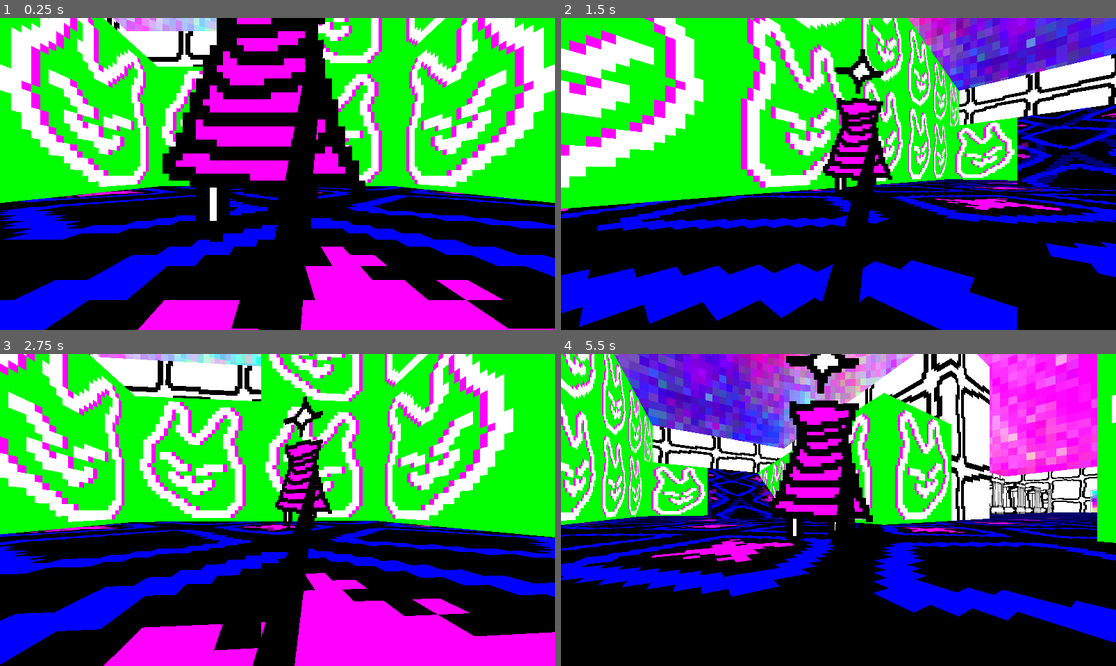
Above: before the commit, frames 1-4 (two rows, left to right).
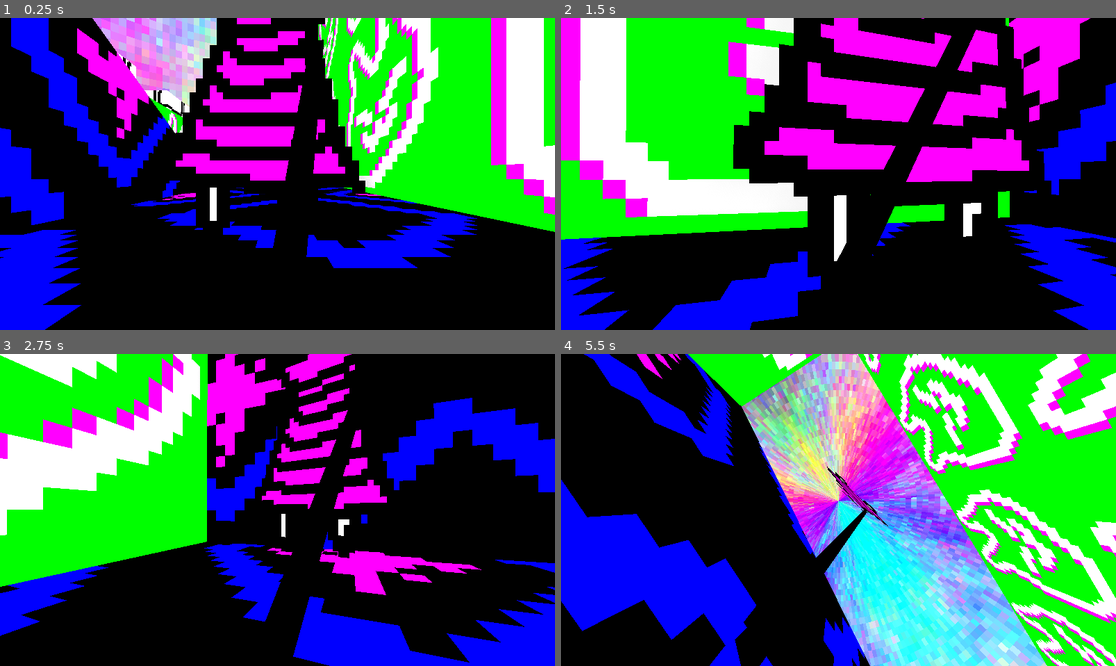
Above: after the commit, the same moments.

Repository: crittergirl/puppydream
Game: Godot game, scene res://main.tscn
Same seed, same stepped clock (60 frames per second), same inputs: the game is played once before the commit and once after it.
Inputs:
- Up to frame 1 (0.25 s): no input
- Up to frame 2 (1.5 s): hold D (move_right) 0.53-1.28 s; hold S (move_back) from 1.28 s (still down)
- Up to frame 3 (2.75 s): release S (move_back) at 2.03 s; hold D (move_right) from 2.03 s (still down)
- Up to frame 4 (5.5 s): release D (move_right) at 2.78 s; hold W (move_forward) 2.78-3.53 s; hold A (move_left) 3.53-5.03 s; hold S (move_back) from 5.03 s (still down)

The runs differ from the first frame. In frame 1, 49% of the frame differs, in the area x 0-100%, y 0-100%; in frame 2, 63%; in frame 3, 70%; in frame 4, 81%.

Commit message:
disable top_level while in editor

Diff:
--- a/components/player.tscn
+++ b/components/player.tscn
@@ -67,8 +67,7 @@
 
 [node name="breadcrumb1" type="Marker3D" parent="owner" unique_id=1998847424]
 unique_name_in_owner = true
-transform = Transform3D(1, 0, 0, 0, 1, 0, 0, 0, 1, 0, 0, 1)
-top_level = true
+transform = Transform3D(1, 0, 0, 0, 1, 0, 0, 0, 1, 0, 0, 0.2999999)
 gizmo_extents = 0.02
 
 [node name="CSGBox3D" type="CSGBox3D" parent="owner/breadcrumb1" unique_id=790965866]
@@ -78,8 +77,7 @@
 
 [node name="breadcrumb2" type="Marker3D" parent="owner" unique_id=1118434890]
 unique_name_in_owner = true
-transform = Transform3D(1, 0, 0, 0, 1, 0, 0, 0, 1, 0, 0, 1)
-top_level = true
+transform = Transform3D(1, 0, 0, 0, 1, 0, 0, 0, 1, 0, 0, 0.2999999)
 gizmo_extents = 0.02
 
 [node name="CSGBox3D" type="CSGBox3D" parent="owner/breadcrumb2" unique_id=471643602]
--- a/main.tscn
+++ b/main.tscn
@@ -265,9 +265,6 @@
 [node name="debugcamera" type="Camera3D" parent="dream" unique_id=306844708]
 transform = Transform3D(1, 0, 0, 0, 0.25881907, 0.9659258, 0, -0.9659258, 0.25881907, 0, 3.1, 4)
 
-[node name="player" parent="dream" unique_id=1119564877 instance=ExtResource("8_dg77c")]
-transform = Transform3D(1, 0, 0, 0, 1, 0, 0, 0, 1, 0, 0, 1.5)
-
 [node name="goob" type="Sprite3D" parent="dream" unique_id=2122799350]
 transform = Transform3D(1, 0, 0, 0, 1, 0, 0, 0, 1, -7.3, 0.3, -0.3)
 billboard = 2
@@ -277,10 +274,11 @@
 
 [node name="dialogue" parent="dream/goob" unique_id=1693157045 instance=ExtResource("14_w48qg")]
 transform = Transform3D(1, 0, 0, 0, 1, 0, 0, 0, 1, 0, 0.40000004, 0)
-text = "don't like how that guy's eyein' me"
+text = "absolute eyesore aren't ya"
 lines = "don't like how that guy's eyein' me
 absolute eyesore aren't ya
 quit starin'"
+idx = 1
 
 [node name="look" type="Sprite3D" parent="dream" unique_id=712641277]
 transform = Transform3D(1, 0, 0, 0, 1, 0, 0, 0, 1, -5.4, 0.3, 3.3000002)
@@ -303,3 +301,6 @@
 stream = ExtResource("16_2cqfq")
 autoplay = true
 max_distance = 8.0
+
+[node name="player" parent="dream" unique_id=1119564877 instance=ExtResource("8_dg77c")]
+transform = Transform3D(1, 0, 0, 0, 1, 0, 0, 0, 1, 0.5, 0, 5.4)
--- a/owner.gd
+++ b/owner.gd
@@ -1,6 +1,11 @@
 extends CharacterBody3D
 
 var input := Vector2.ZERO # keyboard movement input
+
+func _ready() -> void:
+	# wait until now to set top_level so they can be moved properly while in editor
+	%breadcrumb1.top_level = true
+	%breadcrumb2.top_level = true
 
 func _process(delta: float) -> void:
 
